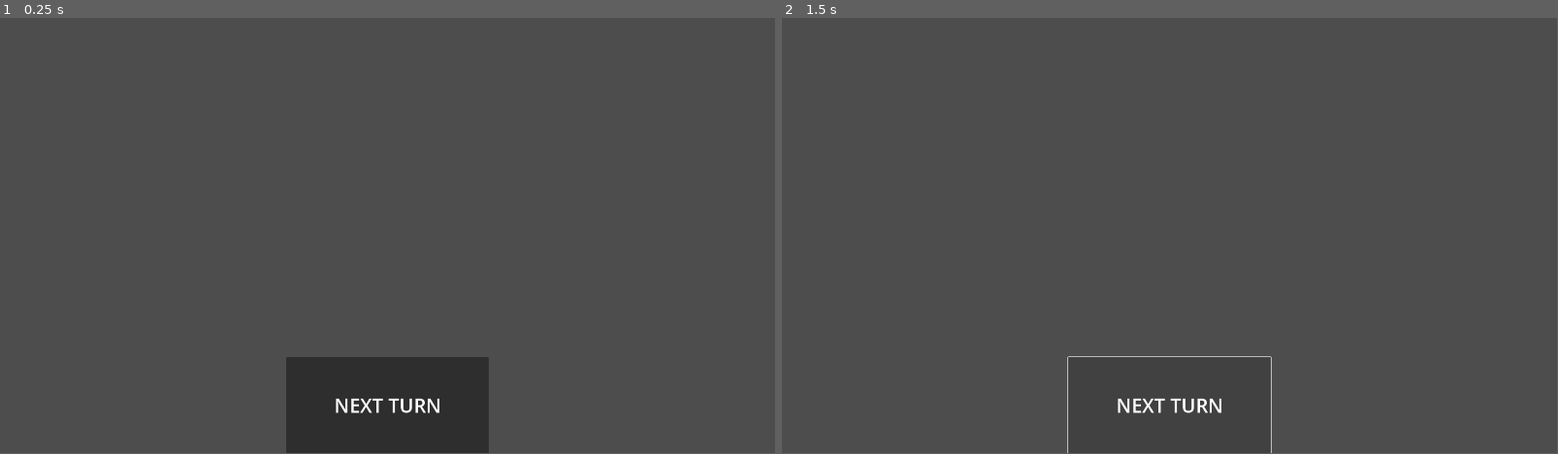
Above: before the commit, frames 1-2 (left to right).
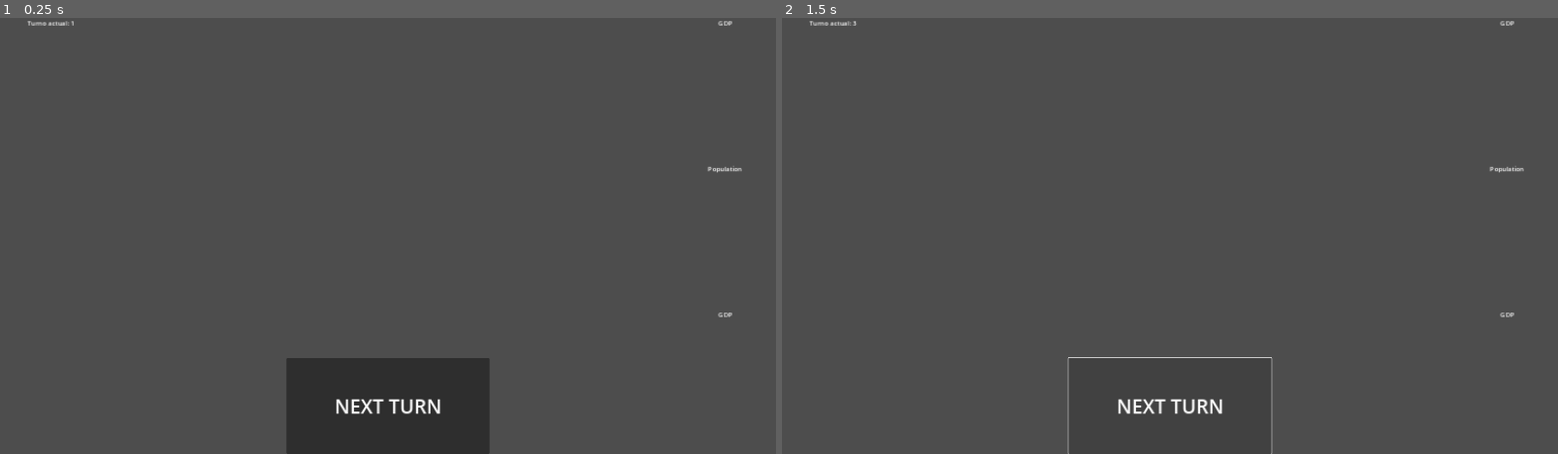
Above: after the commit, the same moments.

Repository: pwgus/xixe
Game: Godot game, scene res://src/scenes/main.tscn
Two runs of this game, one before a commit and one after it. Both use one fixed random seed, a clock stepped at 60 frames per second and the inputs below.
Inputs (mouse positions are in pixels of both pictures, inside the frame that each line leads up to):
- Up to frame 1 (0.25 s): no input
- Up to frame 2 (1.5 s): click (1170, 406) at 0.5 s; click (1170, 406) at 1.25 s
In our replay, the window is 799x449 before the commit and 800x450 after it. These sizes can differ from the game's own. Grey fills any space a smaller window leaves; there, only what the larger window draws over its background counts as a difference.

The runs differ from the first frame. In frame 1, 0.4% of the frame differs, in the area x 3-96%, y 0-100%; in frame 2, 0.5%.
Error before the commit: Invalid call. Nonexistent function 'new' in base 'Nil'. (res://src/scripts/factory.gd:22)

Commit message:
Tweaks and improvements

Diff:
--- a/project.godot
+++ b/project.godot
@@ -18,11 +18,10 @@
 [autoload]
 
 Global="*res://src/scripts/global.gd"
-Factory="*res://src/scripts/factory.gd"
-Good="*res://src/scripts/good.gd"
-Population="*res://src/scripts/population.gd"
 
 [display]
 
 window/size/viewport_width=1920
 window/size/viewport_height=1080
+window/stretch/mode="canvas_items"
+window/stretch/aspect="expand"
--- a/src/scenes/main.tscn
+++ b/src/scenes/main.tscn
@@ -1,29 +1,52 @@
-[gd_scene load_steps=2 format=3 uid="uid://dk1ffongj6fn4"]
+[gd_scene load_steps=3 format=3 uid="uid://dk1ffongj6fn4"]
 
-[ext_resource type="Script" path="res://src/scenes/turn_button.gd" id="1_namxd"]
+[ext_resource type="Script" path="res://src/scripts/game.gd" id="1_c6oq7"]
+[ext_resource type="Script" path="res://src/scenes/turn_label.gd" id="2_je34w"]
 
-[node name="Main" type="Control"]
+[node name="Game" type="Control"]
 layout_mode = 3
 anchors_preset = 15
 anchor_right = 1.0
 anchor_bottom = 1.0
 grow_horizontal = 2
 grow_vertical = 2
+script = ExtResource("1_c6oq7")
 
 [node name="DataUI" type="CanvasLayer" parent="."]
 
-[node name="DataContainer" type="VBoxContainer" parent="DataUI"]
-offset_left = 900.0
-offset_right = 1152.0
-offset_bottom = 648.0
+[node name="RightDataContainer" type="VBoxContainer" parent="DataUI"]
+anchors_preset = 6
+anchor_left = 1.0
+anchor_top = 0.5
+anchor_right = 1.0
+anchor_bottom = 0.5
+offset_left = -252.0
+offset_top = -540.0
+offset_bottom = 540.0
+grow_horizontal = 0
+grow_vertical = 2
+size_flags_horizontal = 3
+size_flags_vertical = 3
 
-[node name="GDPLabel" type="Label" parent="DataUI/DataContainer"]
+[node name="GDPLabel" type="Label" parent="DataUI/RightDataContainer"]
 layout_mode = 2
+size_flags_vertical = 3
+text = "GDP"
+horizontal_alignment = 1
 
-[node name="TotalPopLabel" type="Label" parent="DataUI/DataContainer"]
+[node name="TotalPopLabel" type="Label" parent="DataUI/RightDataContainer"]
 layout_mode = 2
+size_flags_vertical = 3
+text = "Population"
+horizontal_alignment = 1
 
-[node name="Control" type="Control" parent="DataUI"]
+[node name="GDPLabel2" type="Label" parent="DataUI/RightDataContainer"]
+layout_mode = 2
+size_flags_vertical = 3
+text = "GDP"
+horizontal_alignment = 1
+
+[node name="TurnButtonControl" type="Control" parent="DataUI"]
 layout_mode = 3
 anchors_preset = 7
 anchor_left = 0.5
@@ -37,7 +60,7 @@
 grow_vertical = 0
 size_flags_vertical = 8
 
-[node name="TurnButton" type="Button" parent="DataUI/Control"]
+[node name="TurnButton" type="Button" parent="DataUI/TurnButtonControl"]
 layout_mode = 1
 anchors_preset = 15
 anchor_right = 1.0
@@ -45,9 +68,8 @@
 grow_horizontal = 2
 grow_vertical = 2
 size_flags_vertical = 8
-script = ExtResource("1_namxd")
 
-[node name="TurnButtonLabel" type="Label" parent="DataUI/Control"]
+[node name="TurnButtonLabel" type="Label" parent="DataUI/TurnButtonControl"]
 layout_mode = 1
 anchors_preset = 8
 anchor_left = 0.5
@@ -63,3 +85,29 @@
 size_flags_vertical = 8
 theme_override_font_sizes/font_size = 48
 text = "NEXT TURN"
+
+[node name="BuildingButtonControl" type="Control" parent="DataUI"]
+layout_mode = 3
+anchors_preset = 0
+offset_right = 40.0
+offset_bottom = 40.0
+
+[node name="LeftDataContainer" type="VBoxContainer" parent="DataUI"]
+anchors_preset = 4
+anchor_top = 0.5
+anchor_bottom = 0.5
+offset_top = -540.0
+offset_right = 252.0
+offset_bottom = 540.0
+grow_vertical = 2
+size_flags_horizontal = 3
+size_flags_vertical = 3
+
+[node name="TurnLabel" type="Label" parent="DataUI/LeftDataContainer"]
+layout_mode = 2
+size_flags_vertical = 3
+horizontal_alignment = 1
+script = ExtResource("2_je34w")
+
+[connection signal="pressed" from="DataUI/TurnButtonControl/TurnButton" to="." method="_on_turn_button_pressed"]
+[connection signal="pressed" from="DataUI/TurnButtonControl/TurnButton" to="DataUI/LeftDataContainer/TurnLabel" method="_on_turn_button_pressed"]
--- /dev/null
+++ b/src/scenes/turn_label.gd
@@ -0,0 +1,7 @@
+extends Label
+
+func _ready() -> void:
+	self.text = "Turno actual: 1"
+
+func _on_turn_button_pressed() -> void:
+	self.text = "Turno actual: %d" % [Global.getCurrentTurn()]
--- a/src/scripts/factory.gd
+++ b/src/scripts/factory.gd
@@ -1,4 +1,6 @@
 extends Node
+
+class_name Factory
 
 """
 FACTORY
@@ -10,6 +12,7 @@
 
 var _owners: Population # Pop group owning this factory
 var _workers: Population # Pop group working for this factory
+var _factory_id: int # Factory's ID
 var _max_workers: int # How big can be the pop group associated to this factory's workers
 var _type: int # Type of factory
 var _income: float # Financial income of the factory
@@ -19,9 +22,15 @@
 var _input: Dictionary # Amount of each good needed
 var _output: Dictionary # Amount of each good produced
 
-func _init(cowners: Population = Population.new(), cworkers: Population = Population.new(), ctype:int = 0, cincome: float = 0, coutcome: float = 0, cbalance: float = 0, cdividends: float = 0, cinput: Dictionary = {}, coutput: Dictionary = {}) -> void:
+func _init(cowners: Population = null, cworkers: Population = null, cfactory_id: int = 0, cmax_workers: int = 0, ctype:int = 0, cincome: float = 0, coutcome: float = 0, cbalance: float = 0, cdividends: float = 0, cinput: Dictionary = {}, coutput: Dictionary = {}) -> void:
+	if cowners == null:
+		cowners = Population.new()
 	_owners = cowners
+	if cworkers == null:
+		cworkers = Population.new()
 	_workers = cworkers
+	_factory_id = cfactory_id
+	_max_workers = cmax_workers
 	_type = ctype
 	_income = cincome
 	_outcome = coutcome
@@ -56,3 +65,9 @@
 
 func getOutput() -> Dictionary:
 	return _output
+
+func getFactoryId() -> int:
+	return _factory_id
+
+func getMaxWorkers() -> int:
+	return _max_workers
--- /dev/null
+++ b/src/scripts/game.gd
@@ -0,0 +1,6 @@
+extends Control
+
+
+# When 'next turn' button is pressed, all classes update their data
+func _on_turn_button_pressed() -> void:
+	Global.nextTurn()
--- a/src/scripts/global.gd
+++ b/src/scripts/global.gd
@@ -6,15 +6,18 @@
 "Main" .gd file that has most of the variables needed to be used by other nodes.
 """
 
-var _total_population: int # Total population in the country
+var _total_population: int = 1000000# Total population in the country
 var _gdp: float # Gross Domestic Product (duh)
 var _growth_rate: float # Rate at which pops do increase (applied to each pop group homogeneously)
 var _mortality_rate: float # Rate at which pops do decrease (also applied homogeneously)
 var _created_pop_groups: int = 0 # ID counter of the amount of pop groups created
+var _opened_factories: Array # Array with all opened factories
+var _existing_pop_groups: Array # Array with all existing pop groups
+var _current_turn: int = 1
 
 # Called when the node enters the scene tree for the first time.
 func _ready() -> void:
-	_total_population = 1000000
+	_total_population
 
 # Enum with all the recognized types of factories
 enum typeFactory {
@@ -64,3 +67,9 @@
 # As could be expected, _created_pop_groups must be increased by one each time. Therefore there's no set method.
 func increaseCreatedPopGroups() -> void:
 	_created_pop_groups += 1
+
+func nextTurn() -> void:
+	_current_turn += 1
+
+func getCurrentTurn() -> int:
+	return _current_turn
--- a/src/scripts/good.gd
+++ b/src/scripts/good.gd
@@ -1,4 +1,6 @@
 extends Node
+
+class_name Good
 
 """
 GOOD
--- a/src/scripts/population.gd
+++ b/src/scripts/population.gd
@@ -1,4 +1,6 @@
 extends Node
+
+class_name Population
 
 """
 POPULATION
